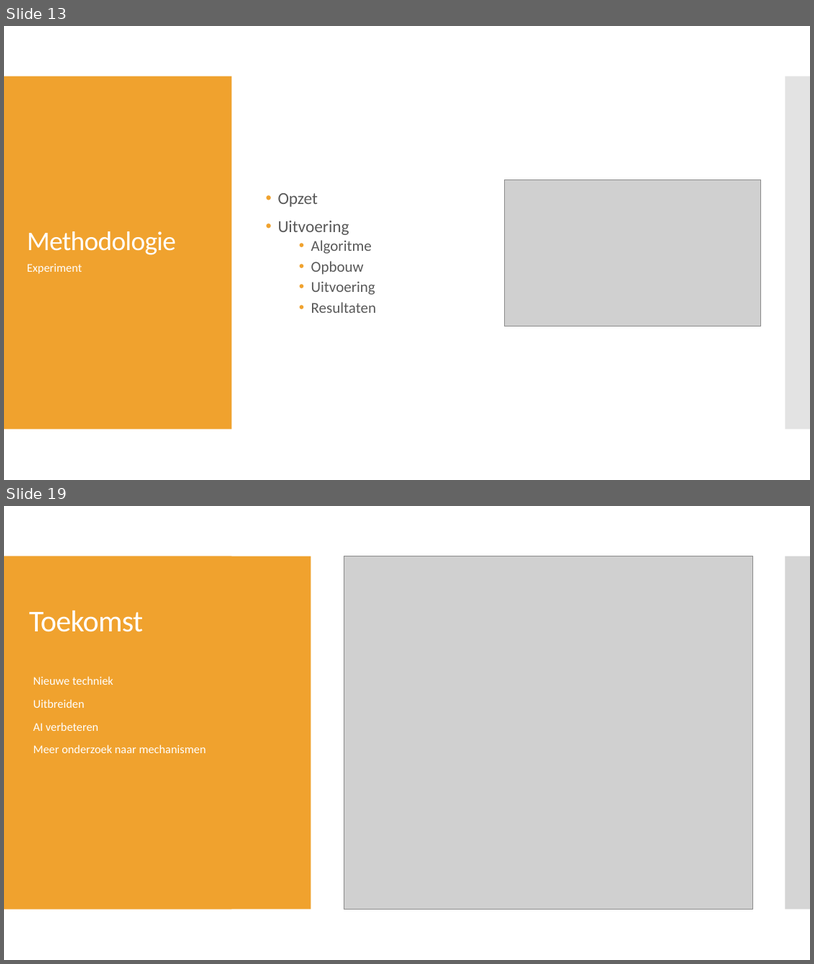
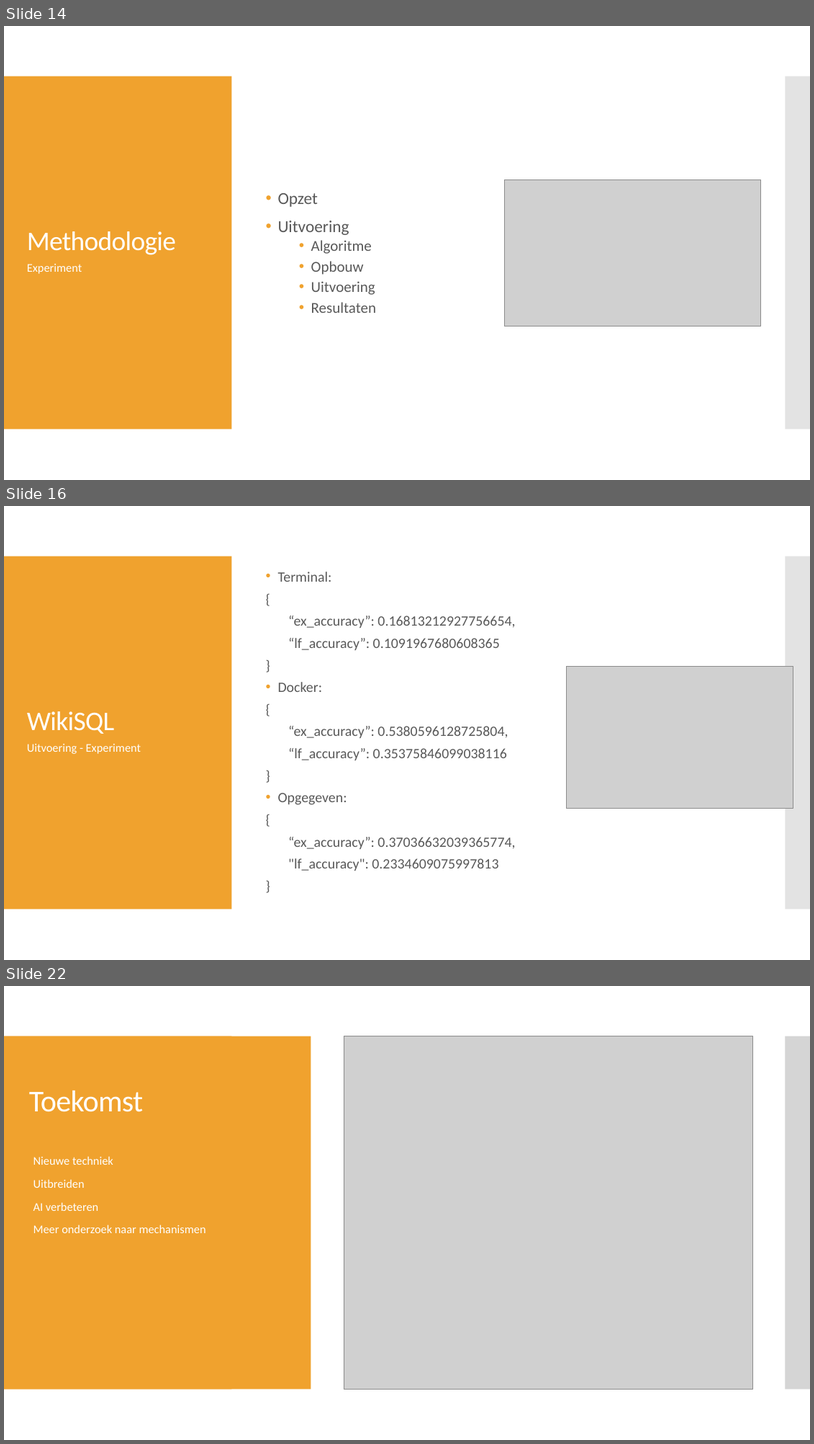
Before and after one commit to PrebenLeroy/bachelorproef, a slide deck: BP verdediging.pptx. Shown one above the other, each under a label of ours: slides 13 and 19 before the commit, slides 14, 16 and 22 after it; the slides between them are not shown. The pictures are 814x964 and 814x1444 pixels, drawn with LibreOffice and Linux fonts; fonts in the diff are those of the drawing; grey boxes stand for pictures. Boxes give left, top, right and bottom in pixels: in the first picture for what was removed or moved away, otherwise in the second. Text is boxed around its words. In the diff, an @@ line names an element or a change of style, - is before the commit and + after.

```diff
--- a/BP verdediging.pptx
+++ b/BP verdediging.pptx
@@ slide 16 added at [4,506,810,960], background #FFFFFF; not listed: 2 template elements that a slide beside it also shows @@
@@ text added at [278,572,515,870], 17 pt, text #595959 @@
+• Terminal:
+{
+“ex_accuracy”: 0.16813212927756654,
+“lf_accuracy”: 0.1091967680608365
+}
+• Docker:
+{
+“ex_accuracy”: 0.5380596128725804,
+“lf_accuracy”: 0.35375846099038116
+}
+• Opgegeven:
+{
+“ex_accuracy”: 0.37036632039365774,
+"lf_accuracy": 0.2334609075997813
+}
@@ picture added at [566,666,793,808] @@
@@ title added at [27,711,114,734], 32 pt, text #FFFFFF @@
+WikiSQL
@@ text added at [27,744,141,754], 14 pt, text #FFFFFF @@
+Uitvoering - Experiment
@@ what was slide 13 is now slide 14 @@
@@ what was slide 19 is now slide 22 @@
```
Also in this commit, not shown: 10 slides changed, 3 other slides added, 1 slide removed.
